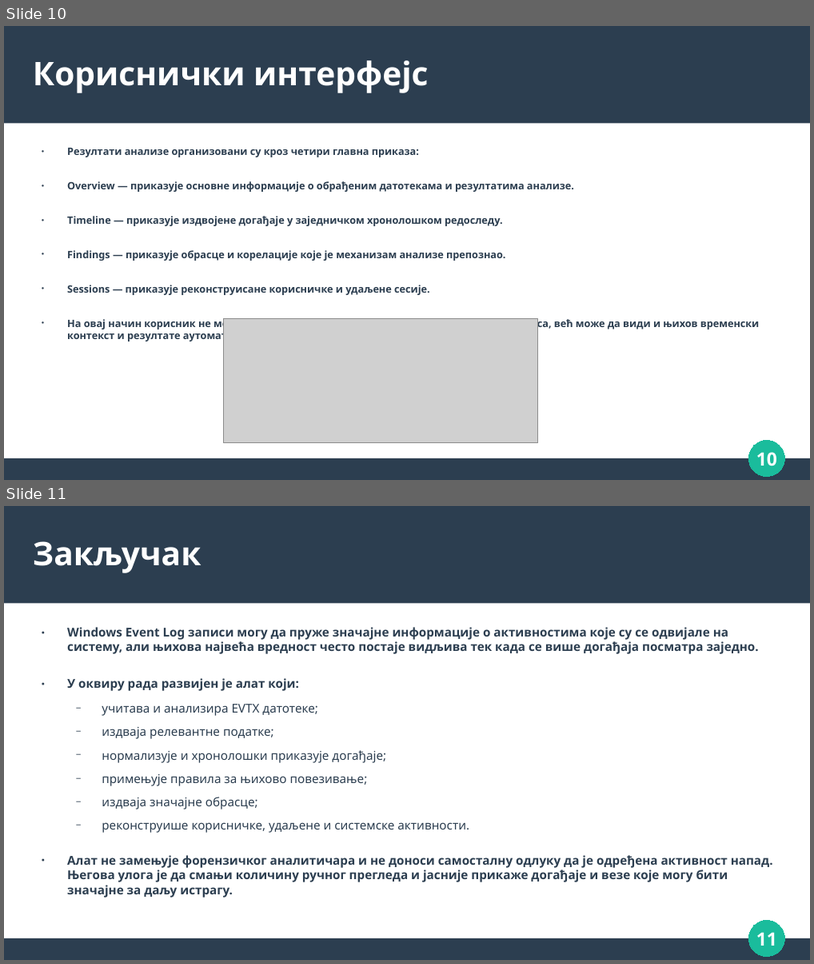
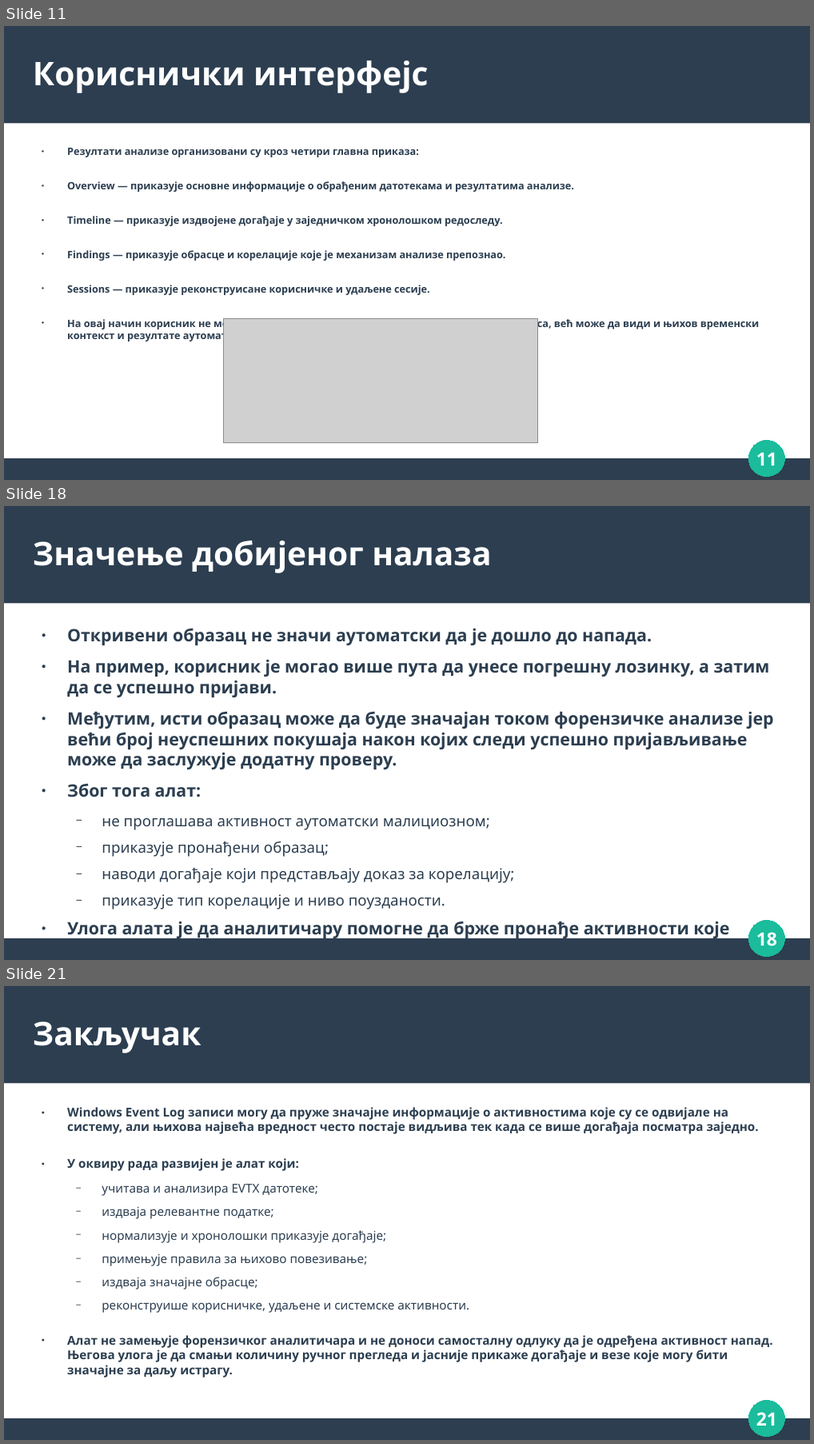
Before and after one commit to djolepetrovic12/digitalna-forenzika, a slide deck: Дигитална форензика.odp. Shown one above the other, each under a label of ours: slides 10 and 11 before the commit, slides 11, 18 and 21 after it; the slides between them are not shown. The pictures are 814x964 and 814x1444 pixels, drawn with LibreOffice and Linux fonts; fonts in the diff are those of the drawing; grey boxes stand for pictures. Boxes give left, top, right and bottom in pixels: in the first picture for what was removed or moved away, otherwise in the second. Text is boxed around its words. In the diff, an @@ line names an element or a change of style, - is before the commit and + after.

```diff
--- a/Дигитална форензика.odp
+++ b/Дигитална форензика.odp
@@ slide 18 added at (4, 506, 810, 960), background #FFFFFF; not listed: 3 template elements that a slide beside it also shows @@
@@ title added at (33, 540, 491, 573), 32 pt, text #FFFFFF, bold @@
+Значење добијеног налаза
@@ text added at (67, 628, 774, 940), 16.8 pt, text #2C3E50, bold @@
+● Откривени образац не значи аутоматски да је дошло до напада.
+● На пример, корисник је могао више пута да унесе погрешну лозинку, а затим да се успешно пријави.
+● Међутим, исти образац може да буде значајан током форензичке анализе јер већи број неуспешних покушаја након којих следи успешно пријављивање може да заслужује додатну проверу.
+● Због тога алат:
+  − не проглашава активност аутоматски малициозном;
+  − приказује пронађени образац;
+  − наводи догађаје који представљају доказ за корелацију;
+  − приказује тип корелације и ниво поузданости.
+● Улога алата је да аналитичару помогне да брже пронађе активности које захтевају даљу анализу.
@@ page number added at (757, 932, 778, 946), 18 pt, text #FFFFFF, bold @@
+18
@@ what was slide 10 is now slide 11 @@
@@ page number at (757, 452, 778, 465): text changed @@
-10
+11
@@ what was slide 11 is now slide 21 @@
@@ page number at (757, 1412, 778, 1425): text changed @@
-11
+21
```
Also in this commit, not shown: 3 slides changed, 9 other slides added, 14 other files.
